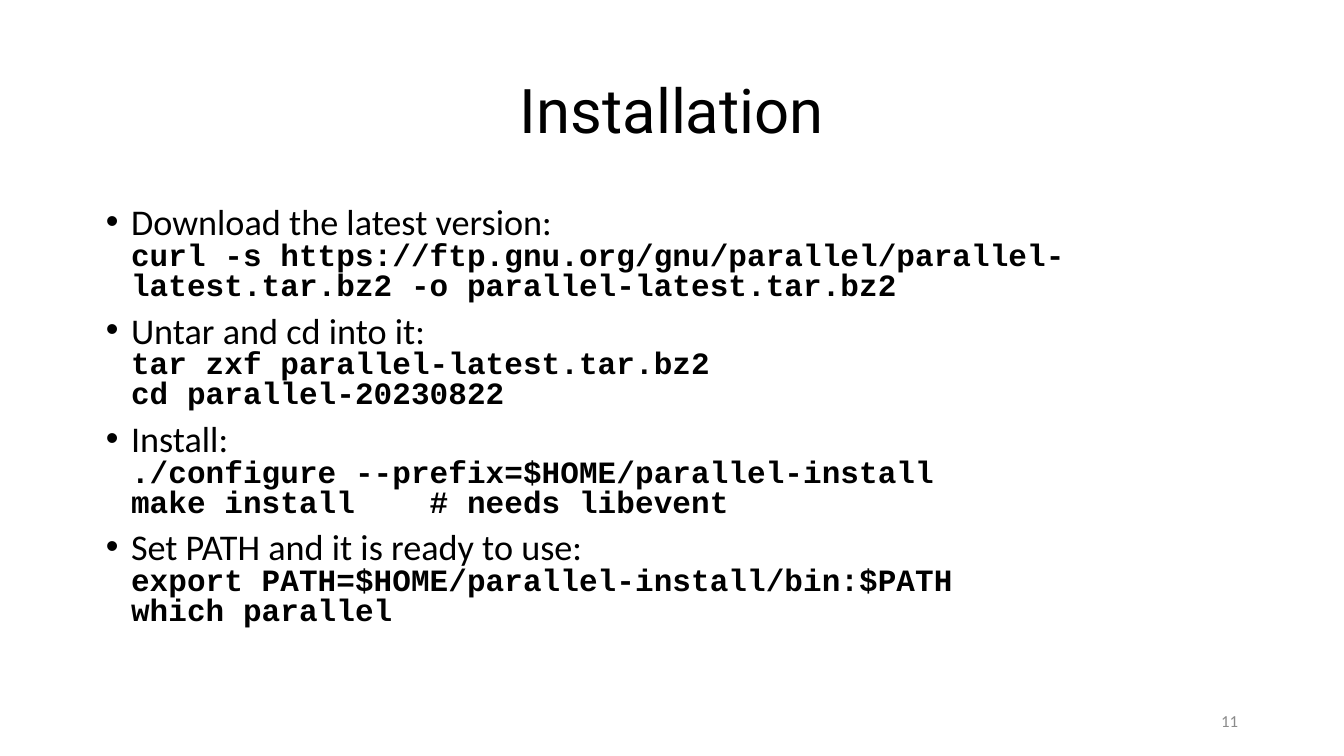
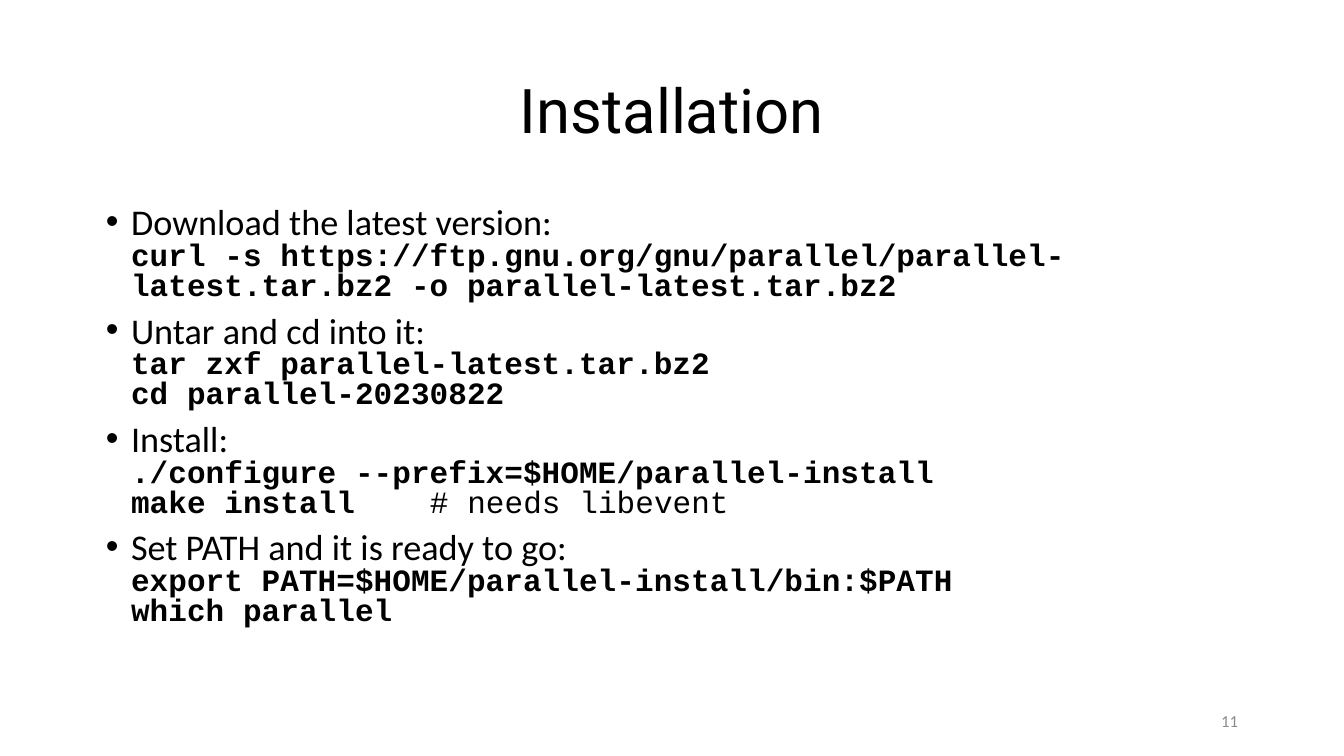
Before and after one commit to ketancmaheshwari/escience23tut, a slide deck: slide 11 of gnu-parallel-tutorial.pptx. Drawn at 1344x756 pixels with LibreOffice and Linux fonts; fonts in the diff are those of the drawing. Boxes give left, top, right and bottom in pixels: in the first picture for what was removed or moved away, otherwise in the second. Text is boxed around its words. In the diff, an @@ line names an element or a change of style, - is before the commit and + after.

```diff
--- a/gnu-parallel-tutorial.pptx
+++ b/gnu-parallel-tutorial.pptx
@@ text at (x1=131, y1=427, x2=934, y2=514): bold off in "# needs libevent" @@
@@ text at (x1=131, y1=535, x2=953, y2=628): text changed @@
-• Set PATH and it is ready to use:
-  export PATH=$HOME/parallel-install/bin:$PATH
-  which parallel
+• Set PATH and it is ready to go:
+  export PATH=$HOME/parallel-install/bin:$PATH
+  which parallel
```
Also in this commit, not shown: 27 other slides changed, 1 other file.
